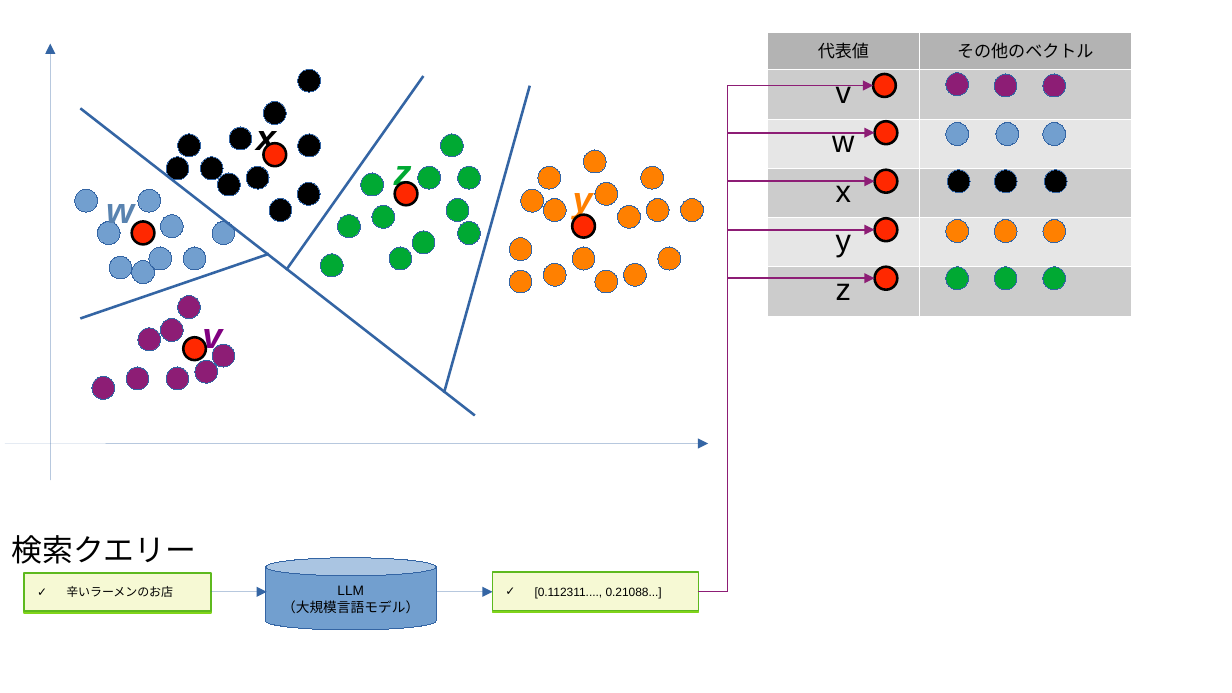
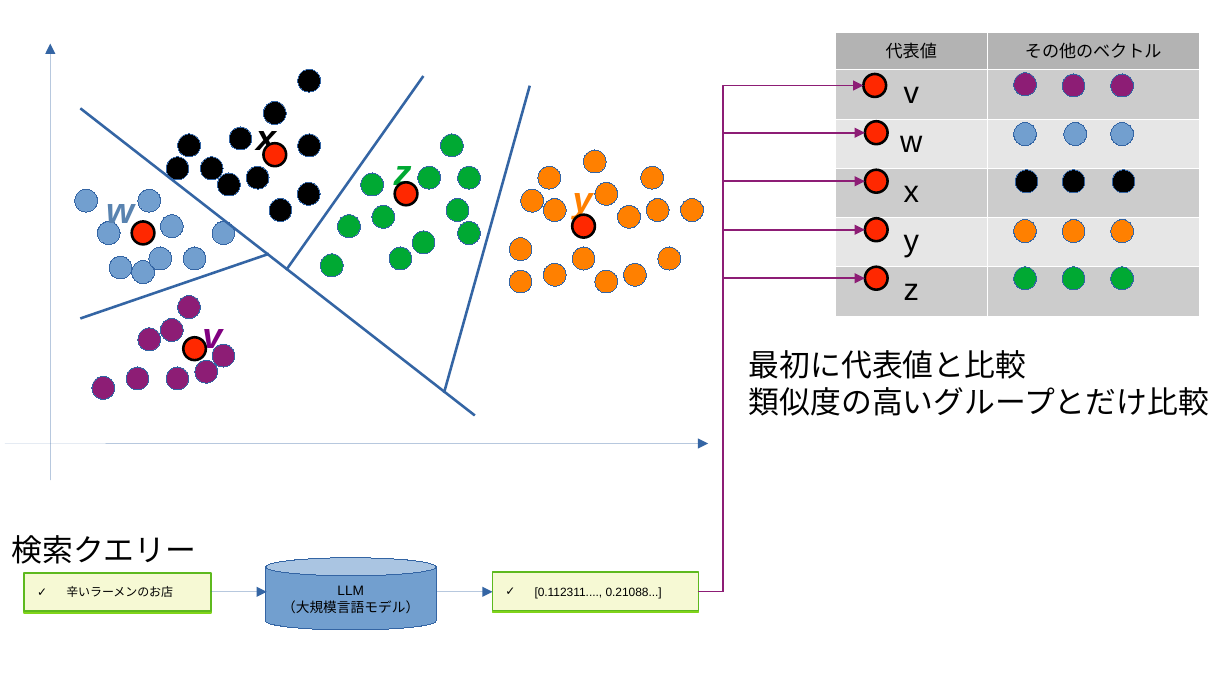
Before and after one commit to komainu8/rabbit-slide-komainu8-postgresql-conference-japan-2025, a slide deck: slide 14 of images.odp. Drawn at 1232x693 pixels with LibreOffice and Linux fonts; fonts in the diff are those of the drawing. Boxes give left, top, right and bottom in pixels: in the first picture for what was removed or moved away, otherwise in the second. Text is boxed around its words. In the diff, an @@ line names an element or a change of style, - is before the commit and + after.

```diff
--- a/images.odp
+++ b/images.odp
@@ elbow arrow moved from (699, 591) - (873, 85) to (699, 591) - (864, 85) @@
@@ elbow arrow moved from (699, 591) - (875, 133) to (699, 591) - (865, 133) @@
@@ 13 ellipses: place and size @@
-13 ellipses at (946,73,1064,291)
+13 ellipses at (1014,73,1133,291)
@@ 2 ellipses, 1 table: place and size @@
-2 ellipses, 1 table at (768,32,1131,304)
+2 ellipses, 1 table at (835,32,1199,304)
@@ elbow arrow moved from (699, 591) - (875, 181) to (699, 591) - (865, 181) @@
@@ elbow arrow moved from (699, 591) - (875, 229) to (699, 591) - (865, 229) @@
@@ 5 ellipses: place and size @@
-5 ellipses at (873,74,897,291)
+5 ellipses at (864,74,887,291)
@@ elbow arrow moved from (699, 591) - (875, 278) to (699, 591) - (865, 278) @@
@@ text added at (749,350,1209,416), 18 pt, text #000000 @@
+最初に代表値と比較
+類似度の高いグループとだけ比較
```
Also in this commit, not shown: 2 other slides changed.
